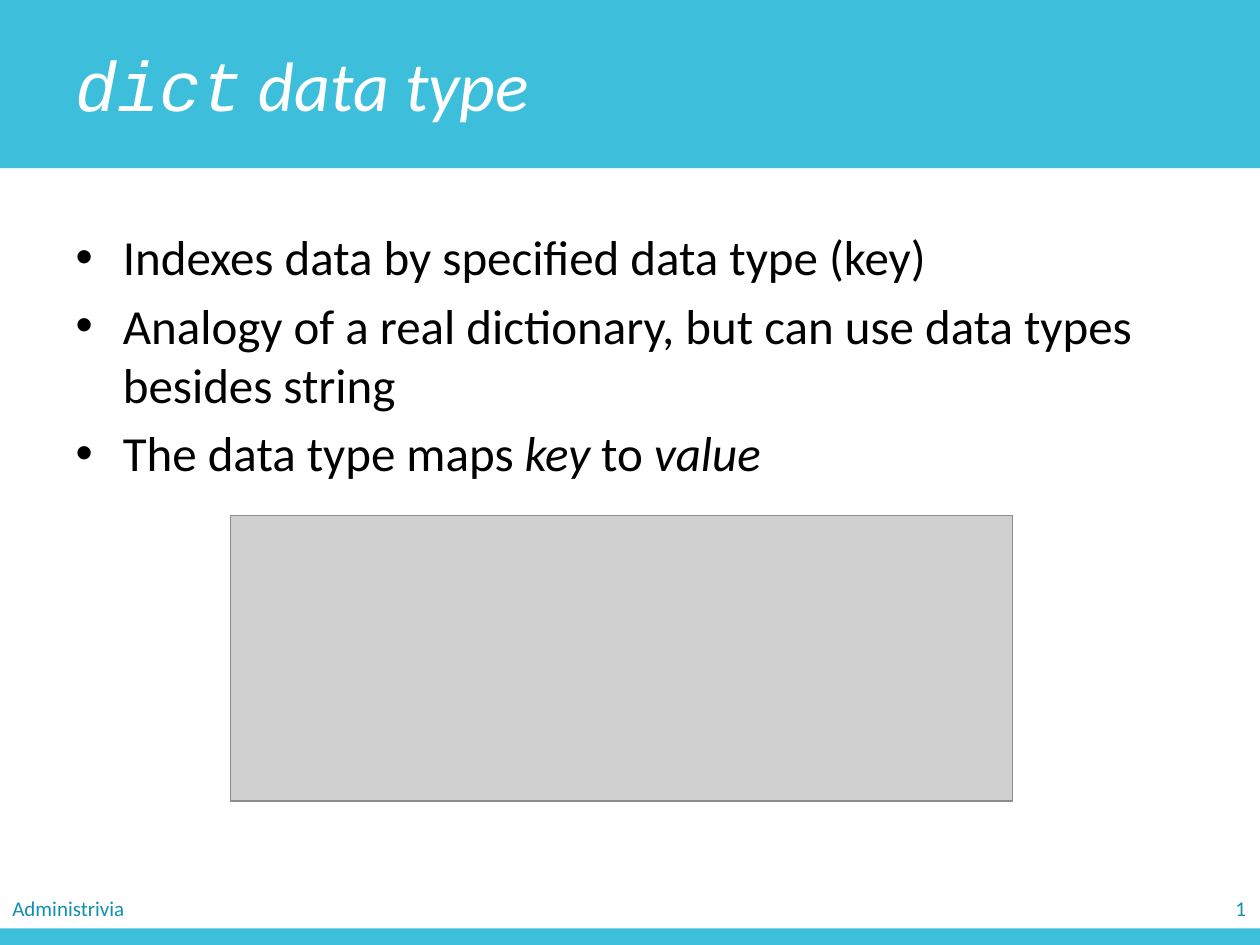
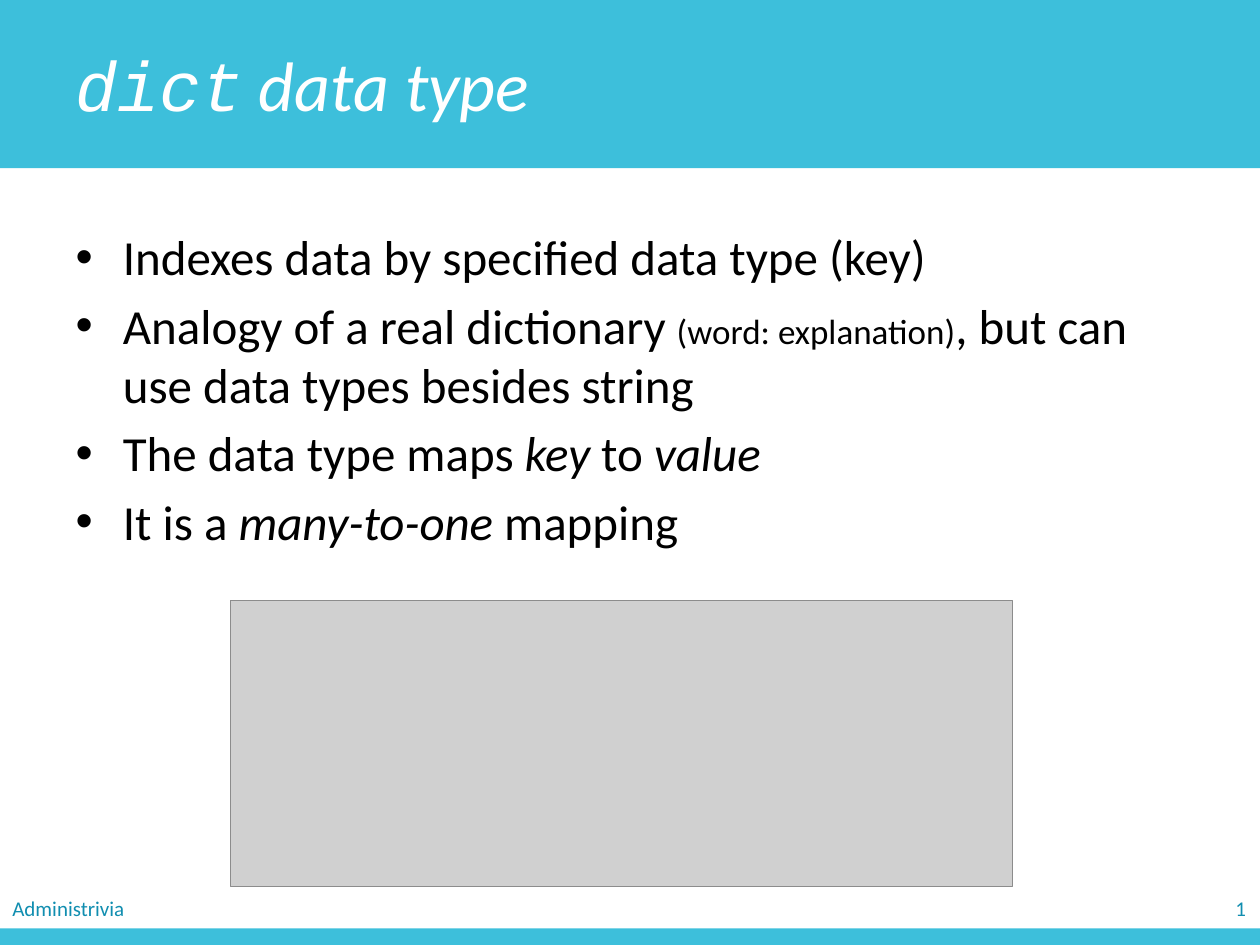
Before and after one commit to zichengliao/zuics101-fa17, a slide deck: slide 10 of lectures/lec11/lec11.pptx. Drawn at 1260x945 pixels with LibreOffice and Linux fonts; fonts in the diff are those of the drawing; grey boxes stand for pictures. Boxes give left, top, right and bottom in pixels: in the first picture for what was removed or moved away, otherwise in the second. Text is boxed around its words. In the diff, an @@ line names an element or a change of style, - is before the commit and + after.

```diff
--- a/lectures/lec11/lec11.pptx
+++ b/lectures/lec11/lec11.pptx
@@ text at (123,310,1127,412): text changed @@
-• Analogy of a real dictionary, but can use data types besides string
+• Analogy of a real dictionary (word: explanation), but can use data types besides string
@@ text at (123,506,678,549): paragraph added @@
+• It is a many-to-one mapping
@@ picture: place and size @@
-picture at (231,515,1013,801)
+picture at (231,601,1013,887)
```
Also in this commit, not shown: 14 other slides changed, 3 slides added, 4 slides removed, 5 other files.
